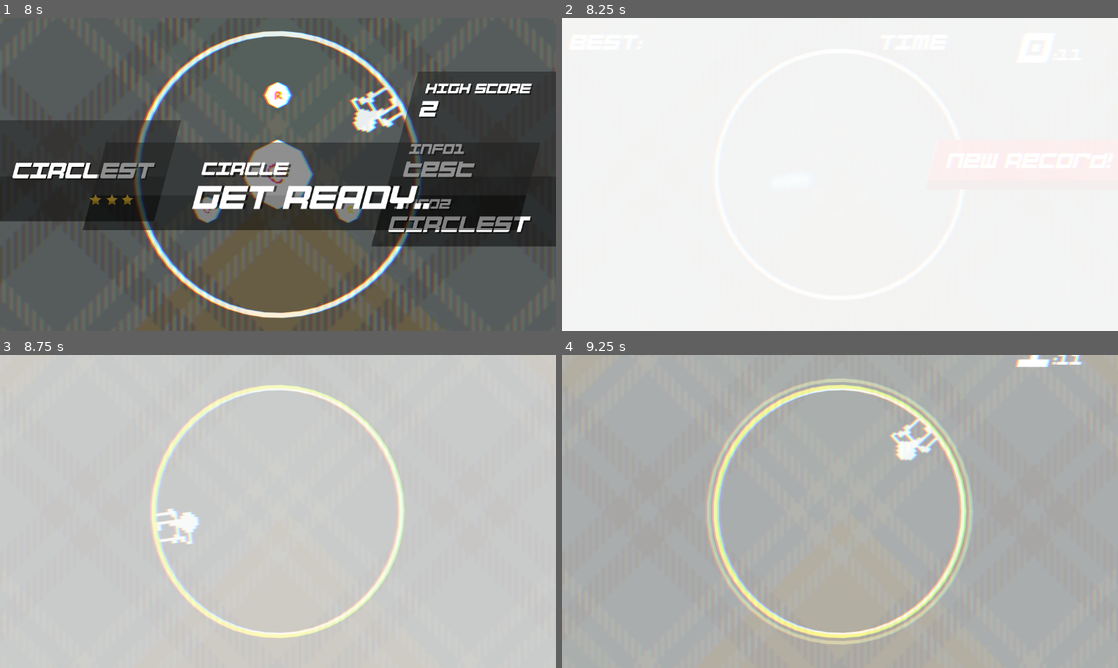
Above: before the commit, frames 1-4 (two rows, left to right).
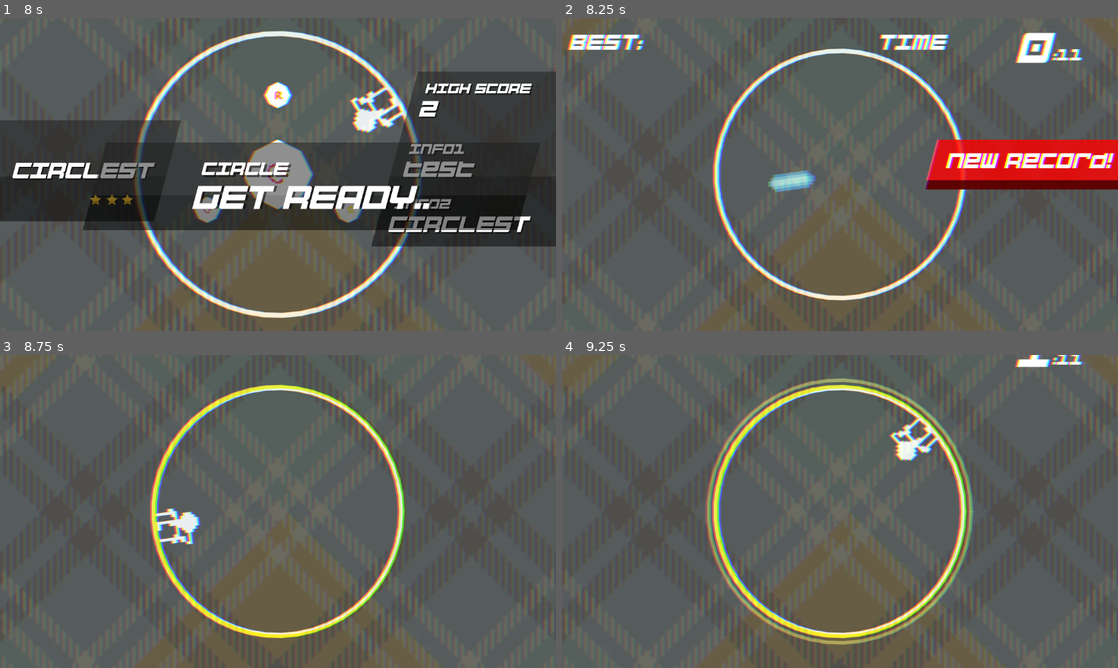
Above: after the commit, the same moments.

Repository: jokw1228/Slay_The_Circle
Game: Godot game, scene res://scenes/rooms/RoomLogo/RoomLogo.tscn
Two runs of this game, one before a commit and one after it. Both use one fixed random seed, a clock stepped at 60 frames per second and the inputs below. Sound files missing from this copy of the repository are replaced by a short silence.
Inputs (mouse positions are in pixels of both pictures, inside the frame that each line leads up to):
- Up to frame 1 (8 s): move the mouse to (400, 158) at 0.52 s; click (400, 158) at 0.67 s; move the mouse to (166, 190) at 1.27 s; click (166, 190) at 1.42 s; tap Enter at 2, 3.5 s; move the mouse to (333, 105) at 2.02 s; click (333, 105) at 2.17 s; tap Space at 2.75 s; move the mouse to (250, 237) at 2.77 s; click (250, 237) at 2.92 s; move the mouse to (444, 221) at 3.52 s; click (444, 221) at 3.67 s; move the mouse to (111, 127) at 4.27 s; click (111, 127) at 4.42 s; move the mouse to (305, 174) at 5.02 s; click (305, 174) at 5.17 s; move the mouse to (194, 96) at 5.77 s; click (194, 96) at 5.92 s; click (461, 290) at 6.5 s; move the mouse to (400, 158) at 7.27 s; click (400, 158) at 7.42 s
- Up to frame 2 (8.25 s): move the mouse to (728, 190) at 8.02 s; click (728, 190) at 8.17 s
- Up to frame 3 (8.75 s): no input
- Up to frame 4 (9.25 s): move the mouse to (895, 442) at 8.77 s; click (895, 442) at 8.92 s

Frame 1 is identical in both runs. In frame 2, 99% of the frame differs, in the area x 0-100%, y 0-100%; in frame 3, 100%; in frame 4, 99%.

Commit message:
스테이지 룸 눈뽕 정상화
신창섭

Diff:
--- a/scenes/bombs/StartBomb.gd
+++ b/scenes/bombs/StartBomb.gd
@@ -6,3 +6,7 @@
 func slayed():
 	started.emit()
 	super()
+
+func _draw():
+	draw_circle(Vector2(0,0), 30, Color(1,1,1))
+	draw_circle(Vector2(0,0), 20, PlayingFieldInterface.get_theme_color())
--- a/scenes/playingfield/BackgroundColor.gd
+++ /dev/null
@@ -1,10 +0,0 @@
-extends Sprite2D
-class_name BackgroundColor
-
-# Called when the node enters the scene tree for the first time.
-func _ready():
-	if visible == false:
-		visible = true
-	var color = Color(PlayingFieldInterface.color.r,PlayingFieldInterface.color.g,PlayingFieldInterface.color.b,0.5)
-	var tween1 = get_tree().create_tween()
-	tween1.tween_property($".", "modulate", color, 1)
--- a/scenes/playingfield/PlayingField.tscn
+++ b/scenes/playingfield/PlayingField.tscn
@@ -50,12 +50,6 @@
 bus = ""
 stems = Array[ExtResource("12_nuc5t")]([SubResource("Resource_qal6j")])
 
-[sub_resource type="Environment" id="Environment_4lowe"]
-background_mode = 3
-glow_strength = 0.9
-glow_bloom = 0.2
-glow_blend_mode = 1
-
 [node name="PlayingField" type="Node2D" node_paths=PackedStringArray("PlayingFieldCamera_node", "PlayingFieldUI_node", "Player_node", "CircleField_node")]
 script = ExtResource("1_ed5yp")
 StartBomb_scene = ExtResource("2_s84lx")
@@ -96,13 +90,10 @@
 texture = ExtResource("15_o6xhg")
 flip_h = true
 
-[node name="WorldEnvironment" type="WorldEnvironment" parent="."]
-environment = SubResource("Environment_4lowe")
-
 [connection signal="game_over" from="." to="PlayingFieldCamera" method="rotation_stop"]
 [connection signal="game_over" from="." to="PlayingFieldUI" method="close_Playing_and_open_Stopped"]
+[connection signal="game_over" from="." to="CircleField" method="create_game_over_effect"]
 [connection signal="game_over" from="." to="CircleField" method="stop_reverb_effect"]
-[connection signal="game_over" from="." to="CircleField" method="create_game_over_effect"]
 [connection signal="game_ready" from="." to="CircleField" method="create_game_ready_effect"]
 [connection signal="game_start" from="." to="PlayingFieldCamera" method="rotation_reset"]
 [connection signal="game_start" from="." to="PlayingFieldUI" method="close_Stopped_and_open_Playing"]
--- a/scenes/playingfield/PlayingFieldUI.tscn
+++ b/scenes/playingfield/PlayingFieldUI.tscn
@@ -1,8 +1,7 @@
-[gd_scene load_steps=10 format=3 uid="uid://dl4bge564bur"]
+[gd_scene load_steps=8 format=3 uid="uid://dl4bge564bur"]
 
 [ext_resource type="Script" path="res://scenes/playingfield/PlayingFieldUI.gd" id="1_4jlcl"]
 [ext_resource type="FontFile" uid="uid://bn71j2rajnbrn" path="res://fonts/bump-it-up.ttf" id="2_ul78b"]
-[ext_resource type="Script" path="res://scenes/playingfield/BackgroundColor.gd" id="3_uwvvl"]
 
 [sub_resource type="LabelSettings" id="LabelSettings_rkghr"]
 font = ExtResource("2_ul78b")
@@ -23,8 +22,6 @@
 [sub_resource type="LabelSettings" id="LabelSettings_5huar"]
 font = ExtResource("2_ul78b")
 font_size = 32
-
-[sub_resource type="CanvasTexture" id="CanvasTexture_bswu6"]
 
 [node name="PlayingFieldUI" type="CanvasLayer" node_paths=PackedStringArray("Playing_node", "StoppedRight_node", "StoppedLeft_node", "NewRecord_node", "Seconds_node", "Milliseconds_node", "Last_Seconds_node", "Last_Milliseconds_node", "Gameover_node")]
 script = ExtResource("1_4jlcl")
@@ -180,10 +177,3 @@
 theme_override_font_sizes/font_size = 70
 text = "New Record!"
 label_settings = SubResource("LabelSettings_5huar")
-
-[node name="BackgroundColor" type="Sprite2D" parent="."]
-visible = false
-position = Vector2(569.5, 274.5)
-scale = Vector2(1711, 1087)
-texture = SubResource("CanvasTexture_bswu6")
-script = ExtResource("3_uwvvl")
Not shown: 1 places in scenes/playingfield/PlayingField.tscn that only renumber resources
